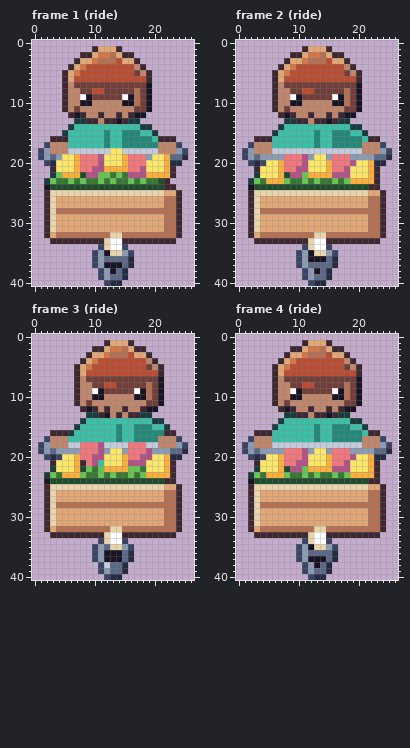
File history of a pixel-art file, art/hood-markets/cargo-bike@56.aseprite. The picture above was drawn from the file before the commit.
27x41 pixels, 4 frames. Shown: frame 1 (ride), frame 2 (ride), frame 3 (ride), frame 4 (ride).
And afterwards:
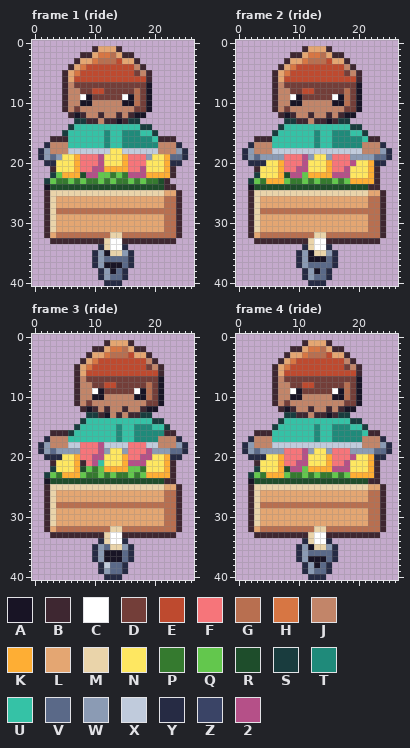
Palette (. is transparent): A #181425  B #3e2731  C #ffffff  D #733e39  E #be4a2f  F #f6757a  G #b86f50  H #d77643  J #c28569  K #feae34  L #e4a672  M #ead4aa  N #fee761  P #357a2f  Q #63c74d  R #1e4d2b  S #193c3e  T #1f8a7a  U #35c2a6  V #5a6988  W #8b9bb4  X #c0cbdc  Y #262b44  Z #3a4466  2 #b55088
From old to new:
Changed rows in their new state; - is an unchanged pixel.
Frame 1 (ride):
first column x 1:
17 -Y---------------------Y-
18 Y-----------------------Y
19 Y------------------------
20 -Y-----------------------
first column x 10:
34 -Y---Y-
35 Y-----Y
36 Y------
37 Y------
38 -Y-----
39 -Y-----
40 --Y----
Frame 2 (ride):
first column x 1:
17 -Y---------------------Y-
18 Y-----------------------Y
19 Y------------------------
20 -Y-Y---------------------
first column x 10:
34 -Y---Y-
35 Y-----Y
36 Y------
37 Y------
38 -Y-----
39 -Y-----
40 --Y----
Frame 3 (ride): the same change as frame 2 (ride)
Frame 4 (ride): the same change as frame 2 (ride)
